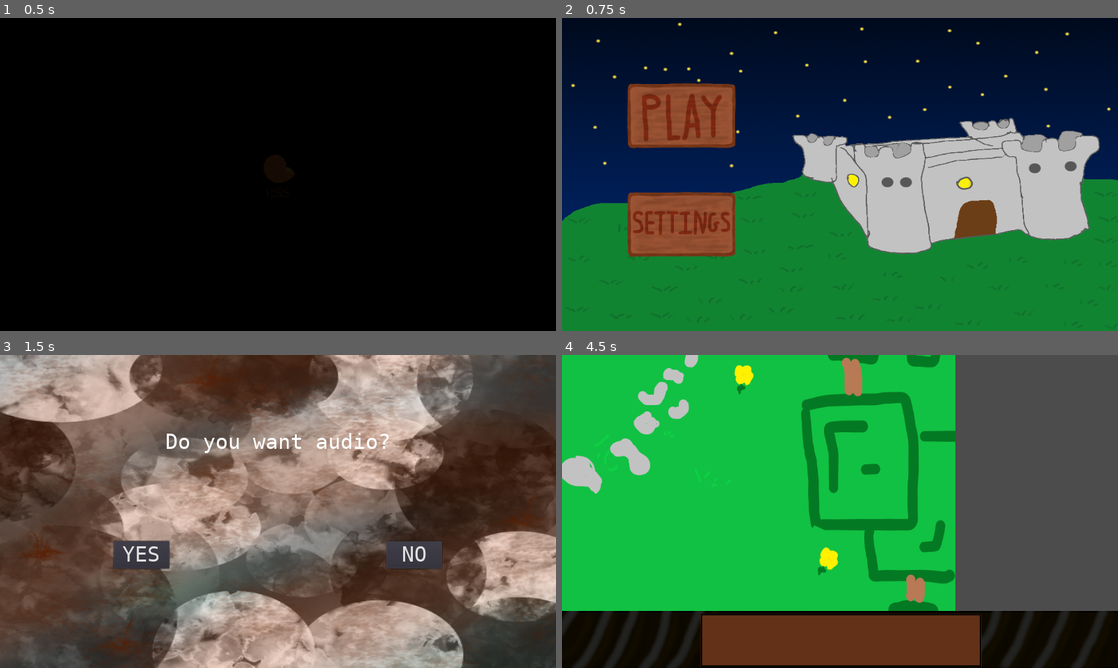
Above: before the commit, frames 1-4 (two rows, left to right).
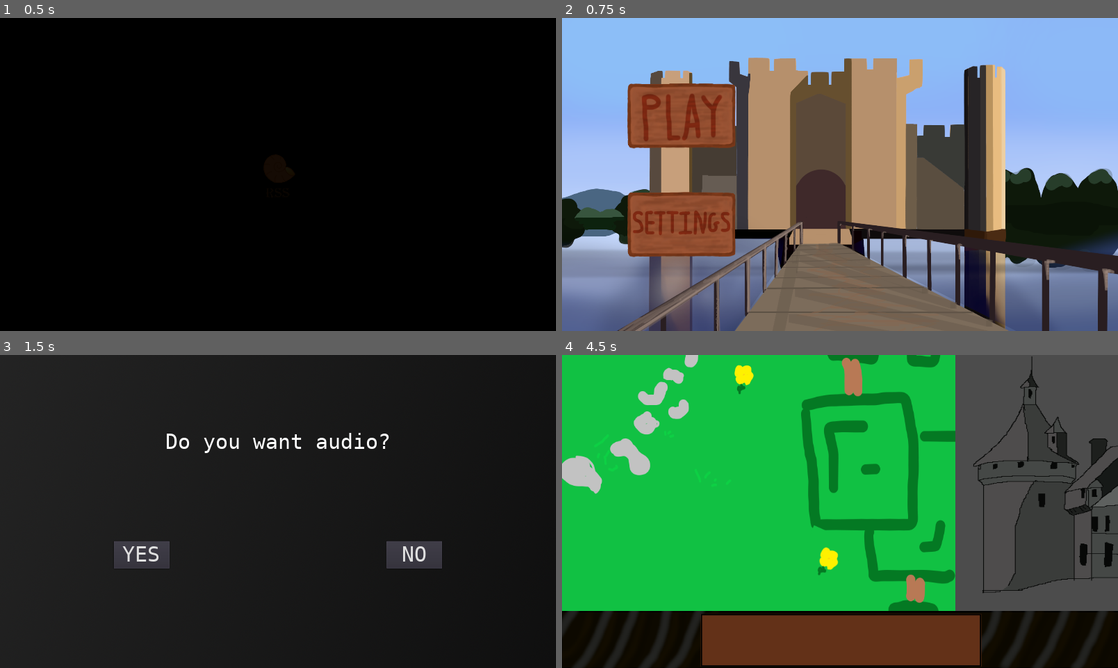
Above: after the commit, the same moments.

Repository: An0n3m0us/RSS-Godot
Game: Godot game, scene res://src/game/IntroScreen.tscn
Two runs of this game, one before a commit and one after it. Both use one fixed random seed, a clock stepped at 60 frames per second and the inputs below.
Inputs (mouse positions are in pixels of both pictures, inside the frame that each line leads up to):
- Up to frame 1 (0.5 s): no input
- Up to frame 2 (0.75 s): click (678, 115) at 0.5 s
- Up to frame 3 (1.5 s): click (116, 561) at 1.25 s
- Up to frame 4 (4.5 s): click "YES" at 2 s; click (678, 452) at 2.75 s; tap Enter at 3.5 s; move the mouse to (962, 495) at 3.52 s; hold Right 3.53-4.28 s; click (962, 495) at 3.67 s; move the mouse to (728, 527) at 4.27 s; hold Down from 4.28 s (still down); click (728, 527) at 4.42 s

Frame 1 is identical in both runs. In frame 2, 92% of the frame differs, in the area x 0-100%, y 0-100%; in frame 3, 97%; in frame 4, 2.1%.

Commit message:
Add knight

Diff:
--- /dev/null
+++ b/src/actors/Knight.tscn
@@ -0,0 +1,44 @@
+[gd_scene load_steps=7 format=2]
+
+[ext_resource path="res://assets/images/normalesquireleftarm.png" type="Texture" id=1]
+[ext_resource path="res://assets/images/normalesquirehead.png" type="Texture" id=2]
+[ext_resource path="res://assets/images/normalrightleg.png" type="Texture" id=3]
+[ext_resource path="res://assets/images/normalleftleg.png" type="Texture" id=4]
+[ext_resource path="res://assets/images/normalesquirebody.png" type="Texture" id=5]
+[ext_resource path="res://assets/images/normalesquirerightarm.png" type="Texture" id=6]
+
+[node name="Knight" type="Control"]
+anchor_right = 1.0
+anchor_bottom = 1.0
+__meta__ = {
+"_edit_use_anchors_": false
+}
+
+[node name="Arm_Left" type="Sprite" parent="."]
+position = Vector2( 52.5, 61.5113 )
+texture = ExtResource( 1 )
+offset = Vector2( 13, 68 )
+
+[node name="Body" type="Sprite" parent="."]
+position = Vector2( 60.2767, 102.73 )
+texture = ExtResource( 5 )
+
+[node name="Head" type="Sprite" parent="."]
+position = Vector2( 66.371, 45 )
+texture = ExtResource( 2 )
+offset = Vector2( 0, -14 )
+
+[node name="Leg_Left" type="Sprite" parent="."]
+position = Vector2( 63.8497, 167.994 )
+texture = ExtResource( 4 )
+offset = Vector2( 12, 46 )
+
+[node name="Leg_Right" type="Sprite" parent="."]
+position = Vector2( 64.4744, 173.388 )
+texture = ExtResource( 3 )
+offset = Vector2( 11, 48 )
+
+[node name="Arm_Right" type="Sprite" parent="."]
+position = Vector2( 55.8942, 62.5943 )
+texture = ExtResource( 6 )
+offset = Vector2( -5, 43 )
--- a/src/game/GameScene.tscn
+++ b/src/game/GameScene.tscn
@@ -1,9 +1,11 @@
-[gd_scene load_steps=5 format=2]
+[gd_scene load_steps=7 format=2]
 
 [ext_resource path="res://assets/images/mainhud.png" type="Texture" id=1]
 [ext_resource path="res://src/scripts/ReturnMainMenu.gd" type="Script" id=2]
 [ext_resource path="res://assets/images/background placeholder.png" type="Texture" id=3]
 [ext_resource path="res://src/scripts/GameCamera.gd" type="Script" id=4]
+[ext_resource path="res://assets/images/castle.png" type="Texture" id=5]
+[ext_resource path="res://assets/images/sunnyhut.png" type="Texture" id=6]
 
 [node name="GameScene" type="Control"]
 anchor_right = 1.0
@@ -17,6 +19,17 @@
 anchor_right = 1.0
 anchor_bottom = 1.0
 texture = ExtResource( 3 )
+expand = true
+__meta__ = {
+"_edit_use_anchors_": false
+}
+
+[node name="Castle" type="TextureRect" parent="."]
+anchor_right = 1.0
+anchor_bottom = 1.0
+margin_left = 1282.0
+margin_right = 1282.0
+texture = ExtResource( 5 )
 expand = true
 __meta__ = {
 "_edit_use_anchors_": false
@@ -42,3 +55,16 @@
 __meta__ = {
 "_edit_use_anchors_": false
 }
+
+[node name="Hut" type="TextureRect" parent="."]
+anchor_right = 1.0
+anchor_bottom = 1.0
+margin_left = -1280.0
+margin_top = -430.0
+margin_right = -1280.0
+margin_bottom = -1.0
+texture = ExtResource( 6 )
+expand = true
+__meta__ = {
+"_edit_use_anchors_": false
+}
--- a/src/game/SettingsScene.tscn
+++ b/src/game/SettingsScene.tscn
@@ -2,7 +2,7 @@
 
 [ext_resource path="res://src/scripts/SettingsScreen.gd" type="Script" id=1]
 [ext_resource path="res://src/fonts/default_font.tres" type="DynamicFont" id=2]
-[ext_resource path="res://assets/images/settings_scene.png" type="Texture" id=3]
+[ext_resource path="res://assets/images/grad2.png" type="Texture" id=3]
 
 [node name="SettingsScene" type="Control"]
 anchor_right = 1.0
--- a/src/game/TitleScreen.tscn
+++ b/src/game/TitleScreen.tscn
@@ -1,6 +1,6 @@
 [gd_scene load_steps=9 format=2]
 
-[ext_resource path="res://assets/images/title_screen.png" type="Texture" id=1]
+[ext_resource path="res://assets/images/frontgamebanner.png" type="Texture" id=1]
 [ext_resource path="res://src/scripts/PlayButton.gd" type="Script" id=2]
 [ext_resource path="res://src/scripts/SettingsButton.gd" type="Script" id=3]
 [ext_resource path="res://assets/images/play button.png" type="Texture" id=4]
--- a/src/scripts/IntroScreen.gd
+++ b/src/scripts/IntroScreen.gd
@@ -28,12 +28,12 @@
 			$Fade.visible = false
 			fadein -= 0.02
 		else:
-			get_tree().change_scene("res://src/game/TitleScreen.tscn")
+			return get_tree().change_scene("res://src/game/TitleScreen.tscn")
 	pass
 
 func _on_Fade_gui_input(event):
 	if event is InputEventMouseButton:
 		if event.button_index == BUTTON_LEFT:
 			if event.pressed:
-				get_tree().change_scene("res://src/game/TitleScreen.tscn")
+				return get_tree().change_scene("res://src/game/TitleScreen.tscn")
 	pass
Binary file added: assets/images/frontgamebanner.png
Not shown, added: assets/images/frontgamebanner.png.import
Binary file added: assets/images/grad1.png
Not shown, added: assets/images/grad1.png.import
Binary file added: assets/images/grad2.png
Not shown, added: assets/images/grad2.png.import
Binary file changed: assets/images/normalleftleg.png
